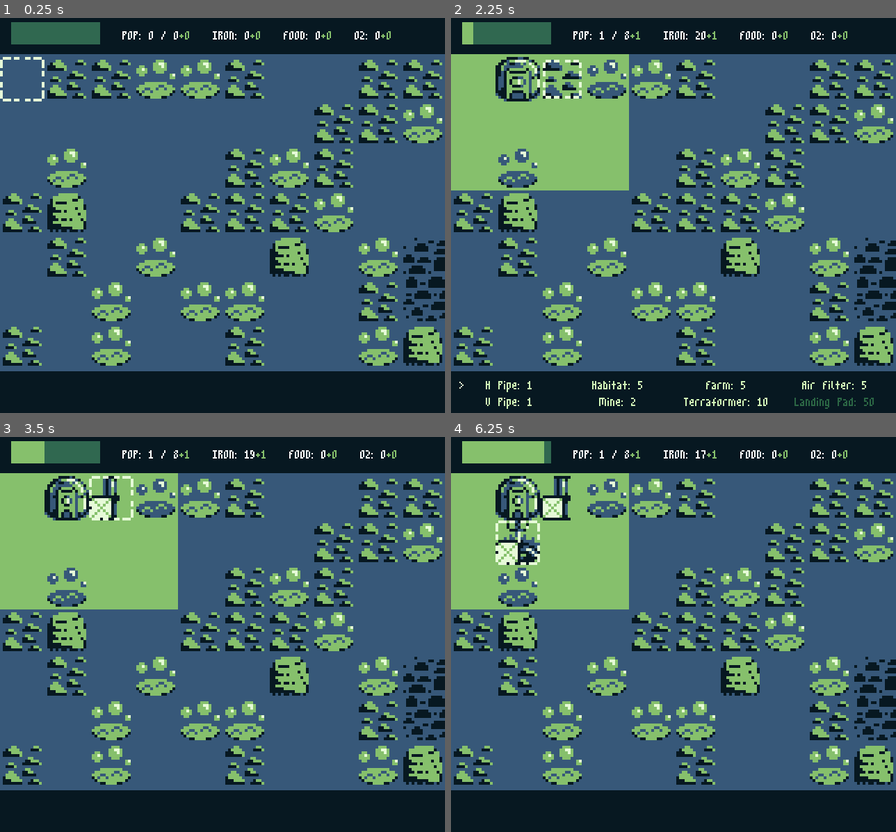
Above: before the commit, frames 1-4 (two rows, left to right).
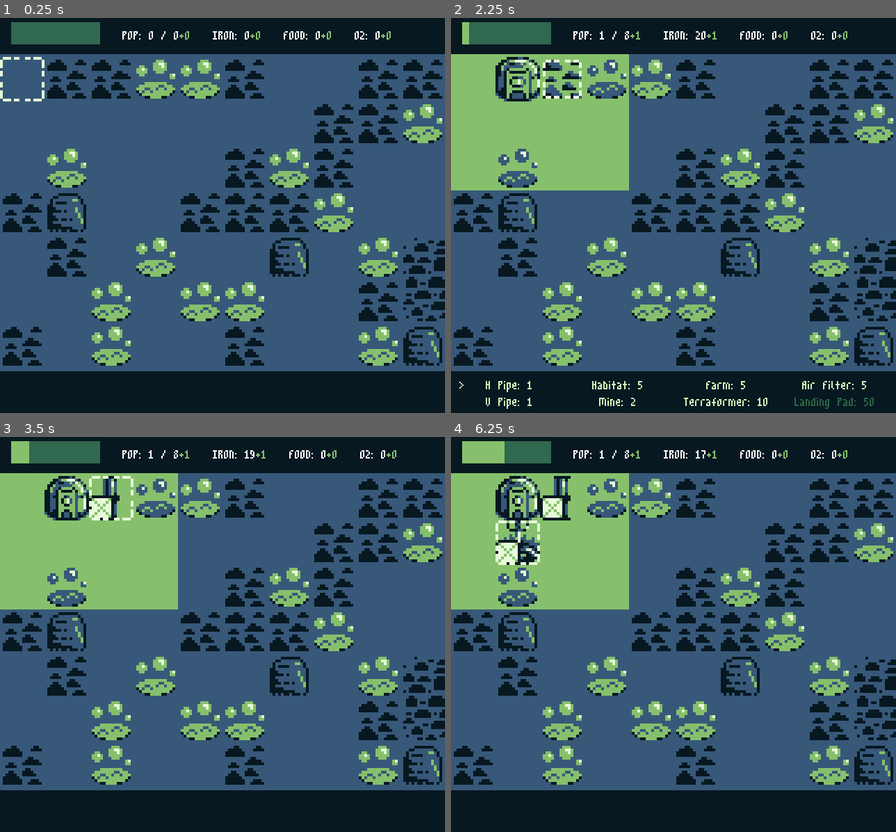
Above: after the commit, the same moments.

Repository: lrozanski/gb-jam-11_space
Game: Godot game, scene res://scenes/main.tscn
Two runs of this game, one before a commit and one after it. Both use one fixed random seed, a clock stepped at 60 frames per second and the inputs below.
Inputs:
- Up to frame 1 (0.25 s): no input
- Up to frame 2 (2.25 s): hold D (Right) 0.53-1.28 s; tap Z (Confirm) at 0.6, 1.55, 2.1 s; tap C (Start) at 0.8, 1.35 s; tap Enter at 1.25 s; hold S (Down) 1.28-2.03 s; hold D (Right) from 2.03 s (still down)
- Up to frame 3 (3.5 s): tap C (Start) at 2.3, 2.85 s; release D (Right) at 2.78 s; hold W (Up) from 2.78 s (still down); tap Z (Confirm) at 3.05 s
- Up to frame 4 (6.25 s): release W (Up) at 3.53 s; hold A (Left) 3.53-5.03 s; tap Z (Confirm) at 3.6, 4.55, 5.1, 6.05 s; tap C (Start) at 3.8, 4.35, 5.3, 5.85 s; hold S (Down) 5.03-5.78 s; hold D (Right) from 5.78 s (still down)

The runs differ from the first frame. In frame 1, 4.9% of the frame differs, in the area x 1-100%, y 10-89%; in frame 2, 4.5%; in frame 3, 4.7%; in frame 4, 5.0%, in the area x 1-100%, y 1-89%.

Commit message:
Added sounds; changed the shape of terraformer range

Diff:
--- a/buildings/Terraformer.gd
+++ b/buildings/Terraformer.gd
@@ -1,5 +1,7 @@
 extends "res://buildings/Building.gd"
 class_name Terraformer
+
+@export var radius: int = 2
 
 @onready var event_bus: EventBus = $"/root/Scene/%EventBus"
 
@@ -18,22 +20,20 @@
 
 func _get_tiles_in_range():
 	var tile_position = get_tile_position()
-	var cells = map.get_surrounding_cells(tile_position)
-	var all_cells = {}
+	var all_cells: Array[Vector2i] = []
 
-	for cell in cells:
-		if map.get_cell_source_id(0, cell) == -1:
-			continue
-		all_cells[cell] = map.get_cell_tile_data(0, cell).get_custom_data("is_terraformed") as bool
+	for y in range(-radius, radius + 1):
+		for x in range(-radius, radius + 1):
+			var cell = Vector2i(tile_position.x + x, tile_position.y + y)
 
-		for cell2 in map.get_surrounding_cells(cell):
-			if cell2 in all_cells:
+			if map.get_cell_source_id(0, cell) == -1:
 				continue
-			if map.get_cell_source_id(0, cell2) == -1:
+			if map.get_cell_tile_data(0, cell).get_custom_data("is_terraformed"):
 				continue
-			all_cells[cell2] = map.get_cell_tile_data(0, cell2).get_custom_data("is_terraformed") as bool
 
-	return all_cells.keys().filter(func(key): return !all_cells[key])
+			all_cells.append(cell)
+
+	return all_cells
 
 
 func _distance_to(a: Vector2i, b: Vector2i):
--- a/events/EventBus.gd
+++ b/events/EventBus.gd
@@ -41,7 +41,12 @@
 func logic_tick():
 	# Oneshot actions
 	for oneshot_action in registered_oneshot_actions:
-		oneshot_action.call()
+		if is_instance_valid(oneshot_action.get_object()):
+			oneshot_action.call()
+
+	for i in range(registered_actions.size() - 1, -1, -1):
+		if !is_instance_valid(registered_actions[i].get_object()):
+			registered_actions.remove_at(i)
 
 	# Actions per logic tick
 	for action in registered_actions:
--- a/events/event_bus.tscn
+++ b/events/event_bus.tscn
@@ -7,5 +7,5 @@
 
 [node name="GameLogicTick" type="Timer" parent="."]
 process_mode = 4
-wait_time = 5.0
+wait_time = 10.0
 autostart = true
--- a/map/Map.gd
+++ b/map/Map.gd
@@ -44,7 +44,7 @@
 ]
 
 var tile_coords_to_terraformed_tile_coords = {
-	Vector2i(7, 7): Vector2i(0, 7),
+	Vector2i(7, 7): Vector2i(7, 0),
 	Vector2i(0, 3): Vector2i(0, 5),
 	Vector2i(1, 3): Vector2i(1, 5),
 	Vector2i(0, 4): Vector2i(0, 6),
--- a/map/tile_set.tres
+++ b/map/tile_set.tres
@@ -15,6 +15,7 @@
 5:0/0 = 0
 6:0/0 = 0
 7:0/0 = 0
+7:0/0/custom_data_0 = true
 0:1/0 = 0
 0:1/0/custom_data_0 = true
 1:1/0 = 0
@@ -71,7 +72,6 @@
 6:6/0 = 0
 7:6/0 = 0
 0:7/0 = 0
-0:7/0/custom_data_0 = true
 1:7/0 = 0
 2:7/0 = 0
 3:7/0 = 0
--- a/scenes/main.tscn
+++ b/scenes/main.tscn
@@ -12,6 +12,11 @@
 [ext_resource type="PackedScene" uid="uid://cibmnce83nix0" path="res://ui/ui_manager.tscn" id="10_0japa"]
 [ext_resource type="PackedScene" uid="uid://b1jc04cbov6rt" path="res://buildings/base_manager.tscn" id="12_m4xho"]
 [ext_resource type="Script" path="res://AnimationManager.gd" id="13_k6yfe"]
+[ext_resource type="Script" path="res://sounds/AudioManager.gd" id="13_vn1ke"]
+[ext_resource type="AudioStream" uid="uid://cfi58a76e6w6k" path="res://sounds/Built.wav" id="14_agl05"]
+[ext_resource type="AudioStream" uid="uid://demtxu00fwqi4" path="res://sounds/Demolished.wav" id="15_n0mbv"]
+[ext_resource type="AudioStream" uid="uid://cwyg6s0kak872" path="res://sounds/Menu.wav" id="16_gsghu"]
+[ext_resource type="AudioStream" uid="uid://cvhegattqwxd3" path="res://sounds/Not_Allowed.wav" id="17_dgqgm"]
 
 [node name="Scene" type="Node2D"]
 
@@ -54,3 +59,22 @@
 
 [node name="AnimationManager" type="Node" parent="."]
 script = ExtResource("13_k6yfe")
+
+[node name="AudioManager" type="Node" parent="."]
+script = ExtResource("13_vn1ke")
+
+[node name="building_built" type="AudioStreamPlayer" parent="AudioManager"]
+stream = ExtResource("14_agl05")
+
+[node name="building_removed" type="AudioStreamPlayer" parent="AudioManager"]
+stream = ExtResource("15_n0mbv")
+
+[node name="menu" type="AudioStreamPlayer" parent="AudioManager"]
+stream = ExtResource("16_gsghu")
+volume_db = -5.0
+pitch_scale = 1.2
+
+[node name="invalid" type="AudioStreamPlayer" parent="AudioManager"]
+stream = ExtResource("17_dgqgm")
+volume_db = -5.0
+pitch_scale = 1.2
--- /dev/null
+++ b/sounds/AudioManager.gd
@@ -0,0 +1,33 @@
+extends Node
+class_name AudioManager
+
+@onready var map: TileMap = $"%TileMap"
+@onready var building_panel: BuildingPanel = $"%StatusBar/%BuildingPanel"
+
+@onready var building_built_stream: AudioStreamPlayer = $"building_built"
+@onready var building_removed_stream: AudioStreamPlayer = $"building_removed"
+@onready var menu_sound_stream: AudioStreamPlayer = $"menu"
+@onready var invalid_sound_stream: AudioStreamPlayer = $"invalid"
+
+
+func _ready():
+	map.connect("building_built", _on_building_built)
+	map.connect("building_removed", _on_building_removed)
+	building_panel.connect("cursor_moved", _on_menu_cursor_moved)
+	building_panel.connect("cannot_build", _on_invalid_placement)
+
+
+func _on_building_built(_a, _b):
+	building_built_stream.play()
+
+
+func _on_building_removed(_a, _b):
+	building_removed_stream.play()
+
+
+func _on_menu_cursor_moved():
+	menu_sound_stream.play()
+
+
+func _on_invalid_placement():
+	invalid_sound_stream.play()
--- a/ui/BuildingPanel.gd
+++ b/ui/BuildingPanel.gd
@@ -3,6 +3,8 @@
 
 signal construction_confirmed(building: String)
 signal construction_canceled
+signal cursor_moved
+signal cannot_build
 
 @onready var indicator: Label = $"HQ/Indicator"
 
@@ -44,12 +46,16 @@
 	if building_index != current_building_index:
 		building_index = wrapi(building_index, 0, max_index)
 		_update_building_name()
+		cursor_moved.emit()
 
-	if Input.is_action_just_pressed("Confirm") && !buildings[building_index].disabled:
-		construction_confirmed.emit(building_name)
+	if Input.is_action_just_pressed("Confirm"):
+		if !buildings[building_index].disabled:
+			construction_confirmed.emit(building_name)
 
-		if building_name == "HQ":
-			_switch_layout()
+			if building_name == "HQ":
+				_switch_layout()
+		else:
+			cannot_build.emit()
 	elif Input.is_action_just_pressed("Cancel"):
 		construction_canceled.emit()
 
Binary file changed: map/tileset.png
Not shown: 1 places in scenes/main.tscn that only renumber resources
Not shown, added: sounds/Built.wav.import
Not shown, added: sounds/Demolished.wav.import
Not shown, added: sounds/Menu.wav.import
Not shown, added: sounds/Not_Allowed.wav.import
Not shown, added: sounds/Built.wav
Not shown, added: sounds/Demolished.wav
Not shown, added: sounds/Menu.wav
Not shown, added: sounds/Not_Allowed.wav
